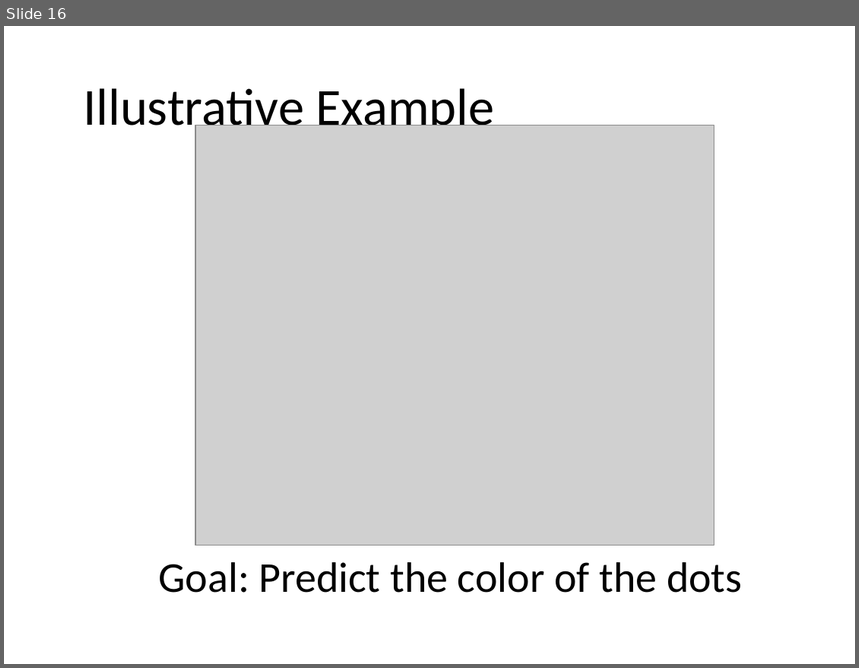
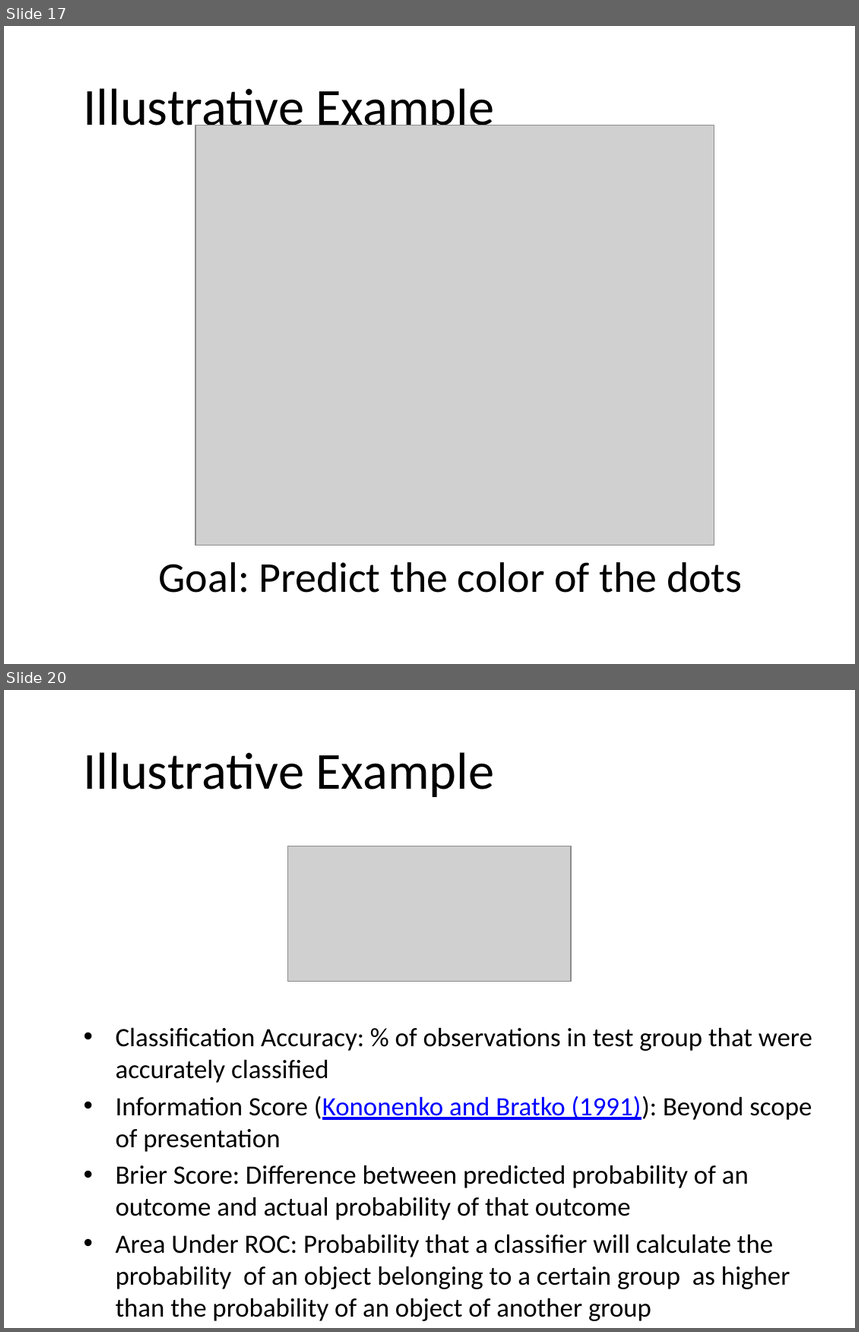
Before and after one commit to adam-m-mcelhinney/MCS507_Final_Project, a slide deck: Presentation/Bayesian Classifiers in Python.pptx. Shown one above the other, each under a label of ours: slide 16 before the commit, slides 17 and 20 after it; the slides between them are not shown. The pictures are 859x668 and 859x1332 pixels, drawn with LibreOffice and Linux fonts; fonts in the diff are those of the drawing; grey boxes stand for pictures; background and template pictures are left out. Boxes give left, top, right and bottom in pixels: in the first picture for what was removed or moved away, otherwise in the second. Text is boxed around its words. In the diff, an @@ line names an element or a change of style, - is before the commit and + after.

```diff
--- a/Presentation/Bayesian Classifiers in Python.pptx
+++ b/Presentation/Bayesian Classifiers in Python.pptx
@@ slide 20 added at [4,690,855,1328], background picture (left out) @@
@@ title added at [84,752,495,797], 44 pt, text #000000 @@
+Illustrative Example
@@ picture added at [288,846,571,981] @@
@@ text added at [116,1027,813,1322], 22.4 pt, text #000000 @@
+• Classification Accuracy: % of observations in test group that were accurately classified
+• Information Score (Kononenko and Bratko (1991)): Beyond scope of presentation
+• Brier Score: Difference between predicted probability of an outcome and actual probability of that outcome
+• Area Under ROC: Probability that a classifier will calculate the probability of an object belonging to a certain group as higher than the probability of an object of another group
@@ what was slide 16 is now slide 17 @@
```
Also in this commit, not shown: 4 slides changed, 2 other slides added, 6 other files.
